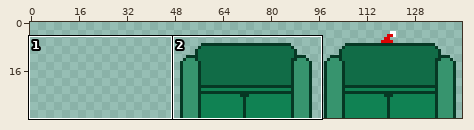
File history of a sprite sheet, Assets/Sprites/sofa.png. Above: a wide view before the commit, with the close-up outlined.
Close-up. Old version:
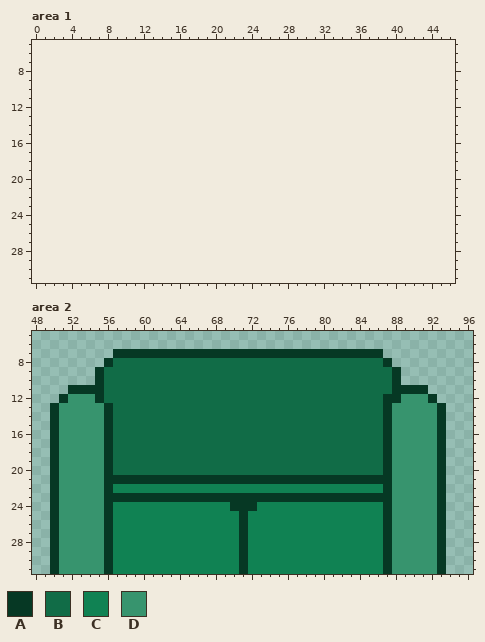
The file is 96x32 pixels. Shown: area 1: x 0..46, y 5..31; area 2: x 48..96, y 5..31. The old version is drawn lined up with the new one, on the new canvas.
Palette (. is transparent): A #063824  B #116c47  C #108253  D #37946e
Pixels before, area 2, first column x 50:
 7 .......AAAAAAAAAAAAAAAAAAAAAAAAAAAAAA.......
 8 ......ABBBBBBBBBBBBBBBBBBBBBBBBBBBBBBA......
 9 .....ABBBBBBBBBBBBBBBBBBBBBBBBBBBBBBBBA.....
10 .....ABBBBBBBBBBBBBBBBBBBBBBBBBBBBBBBBA.....
11 ..AAAABBBBBBBBBBBBBBBBBBBBBBBBBBBBBBBBAAAA..
12 .ADDDABBBBBBBBBBBBBBBBBBBBBBBBBBBBBBBAADDDA.
13 ADDDDDABBBBBBBBBBBBBBBBBBBBBBBBBBBBBBADDDDDA
14 ADDDDDABBBBBBBBBBBBBBBBBBBBBBBBBBBBBBADDDDDA
15 ADDDDDABBBBBBBBBBBBBBBBBBBBBBBBBBBBBBADDDDDA
16 ADDDDDABBBBBBBBBBBBBBBBBBBBBBBBBBBBBBADDDDDA
17 ADDDDDABBBBBBBBBBBBBBBBBBBBBBBBBBBBBBADDDDDA
18 ADDDDDABBBBBBBBBBBBBBBBBBBBBBBBBBBBBBADDDDDA
19 ADDDDDABBBBBBBBBBBBBBBBBBBBBBBBBBBBBBADDDDDA
20 ADDDDDABBBBBBBBBBBBBBBBBBBBBBBBBBBBBBADDDDDA
21 ADDDDDAAAAAAAAAAAAAAAAAAAAAAAAAAAAAAAADDDDDA
22 ADDDDDACCCCCCCCCCCCCCCCCCCCCCCCCCCCCCADDDDDA
23 ADDDDDAAAAAAAAAAAAAAAAAAAAAAAAAAAAAAAADDDDDA
24 ADDDDDACCCCCCCCCCCCCAAACCCCCCCCCCCCCCADDDDDA
25 ADDDDDACCCCCCCCCCCCCCACCCCCCCCCCCCCCCADDDDDA
26 ADDDDDACCCCCCCCCCCCCCACCCCCCCCCCCCCCCADDDDDA
27 ADDDDDACCCCCCCCCCCCCCACCCCCCCCCCCCCCCADDDDDA
28 ADDDDDACCCCCCCCCCCCCCACCCCCCCCCCCCCCCADDDDDA
29 ADDDDDACCCCCCCCCCCCCCACCCCCCCCCCCCCCCADDDDDA
30 ADDDDDACCCCCCCCCCCCCCACCCCCCCCCCCCCCCADDDDDA
31 ADDDDDACCCCCCCCCCCCCCACCCCCCCCCCCCCCCADDDDDA
After:
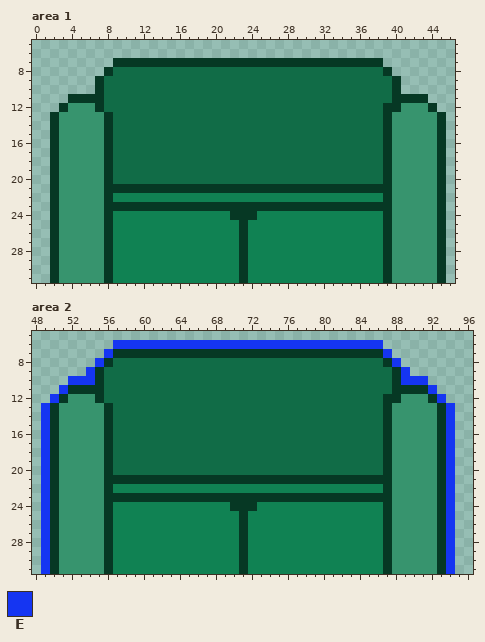
Colours new in this view: E #1535f2
From old to new:
canvas 96x32 -> 144x32, the old top-left corner now at 48,0
Area 1:
Colour A now appears in row 7 at x 9 to 38; in row 8 at x 8 and 39; in rows 9 to 10 at x 7 and 40; in row 11 at x 4 to 7 and 40 to 43; in row 12 at x 3, 7, 39 to 40 and 44; in rows 13 to 20 at x 2, 8, 39 and 45.
Colour A now appears in row 21 at x 2, 8 to 39 and 45; in row 22 at x 2, 8, 39 and 45; in row 23 at x 2, 8 to 39 and 45; in row 24 at x 2, 8, 22 to 24, 39 and 45; in rows 25 to 31 at x 2, 8, 23, 39 and 45.
Colour B now appears in row 8 at x 9 to 38; in rows 9 to 11 at x 8 to 39; in row 12 at x 8 to 38; in rows 13 to 20 at x 9 to 38.
Colour C now appears in row 22 at x 9 to 38; in row 24 at x 9 to 21 and 25 to 38; in rows 25 to 31 at x 9 to 22 and 24 to 38.
Colour D now appears in row 12 at x 4 to 6 and 41 to 43; in rows 13 to 31 at x 3 to 7 and 40 to 44.
Area 2:
Colour E now appears in row 6 at x 57 to 86; in row 7 at x 56 and 87; in row 8 at x 55 and 88; in row 9 at x 54 and 89; in row 10 at x 52 to 54 and 89 to 91; in row 11 at x 51 and 92.
Colour E now appears in row 12 at x 50 and 93; in rows 13 to 31 at x 49 and 94.
Boxes around the changes in both close-ups, in picture pixels (x1, y1, x2, y2):
added: (50, 58, 446, 283)
added: (41, 340, 455, 574)
